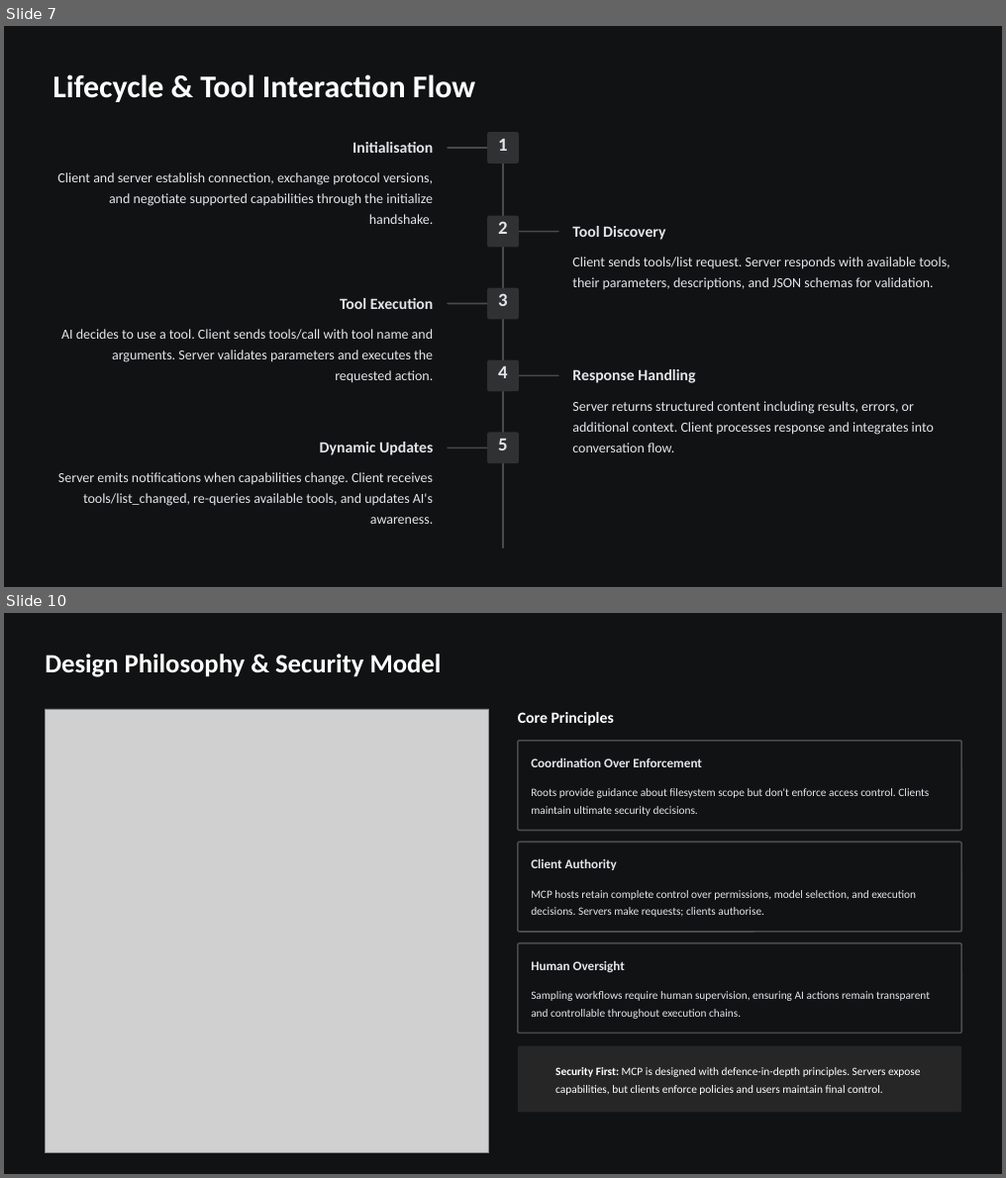
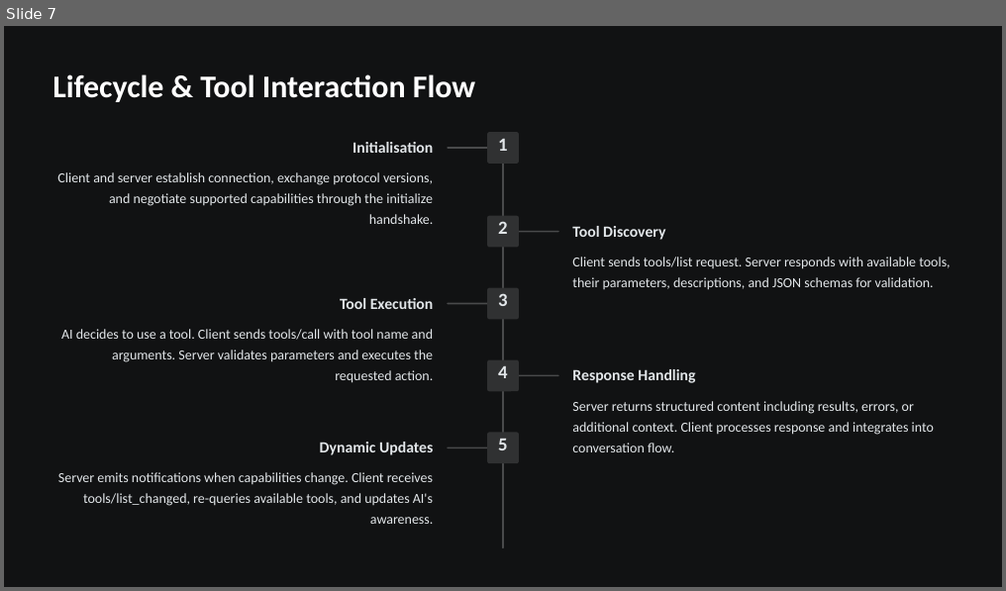
Before and after one commit to makaveli006/mcp_seminar_ppt, a slide deck: Model-Context-Protocol-MCP.pptx. Shown one above the other, each under a label of ours: slides 7 and 10 before the commit, slide 7 after it; the slides between them are not shown. The pictures are 1006x1178 and 1006x591 pixels, drawn with LibreOffice and Linux fonts; fonts in the diff are those of the drawing; grey boxes stand for pictures; background and template pictures are left out. Boxes give left, top, right and bottom in pixels: in the first picture for what was removed or moved away, otherwise in the second. Text is boxed around its words. In the diff, an @@ line names an element or a change of style, - is before the commit and + after.

```diff
--- a/Model-Context-Protocol-MCP.pptx
+++ b/Model-Context-Protocol-MCP.pptx
@@ slide 10 removed at (x1=4, y1=613, x2=1002, y2=1174), background #FFFFFF; not listed: 1 template element that a slide beside it also shows @@
@@ text removed at (x1=45, y1=654, x2=442, y2=677) @@
-Design Philosophy & Security Model
@@ picture removed at (x1=46, y1=709, x2=489, y2=1154) @@
@@ text removed at (x1=518, y1=712, x2=614, y2=726) @@
-Core Principles
@@ rounded rectangle removed at (x1=518, y1=741, x2=962, y2=830) @@
@@ text removed at (x1=531, y1=758, x2=702, y2=767) @@
-Coordination Over Enforcement
@@ text removed at (x1=531, y1=788, x2=929, y2=816) @@
-Roots provide guidance about filesystem scope but don't enforce access control. Clients maintain ultimate security decisions.
@@ rounded rectangle removed at (x1=518, y1=842, x2=962, y2=932) @@
@@ text removed at (x1=531, y1=859, x2=617, y2=870) @@
-Client Authority
@@ text removed at (x1=531, y1=890, x2=916, y2=917) @@
-MCP hosts retain complete control over permissions, model selection, and execution decisions. Servers make requests; clients authorise.
@@ rounded rectangle removed at (x1=518, y1=944, x2=962, y2=1034) @@
@@ text removed at (x1=531, y1=960, x2=625, y2=972) @@
-Human Oversight
@@ text removed at (x1=531, y1=991, x2=930, y2=1019) @@
-Sampling workflows require human supervision, ensuring AI actions remain transparent and controllable throughout execution chains.
@@ rounded rectangle removed at (x1=518, y1=1047, x2=962, y2=1113) @@
@@ text removed at (x1=555, y1=1067, x2=920, y2=1095) @@
-Security First: MCP is designed with defence-in-depth principles. Servers expose capabilities, but clients enforce policies and users maintain final control.
```
Also in this commit, not shown: 2 slides added, 2 other slides removed.
